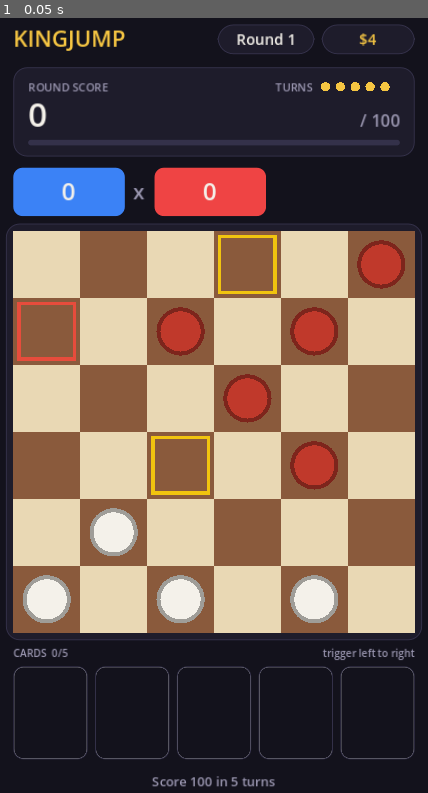
Above: before the commit, frame 1.
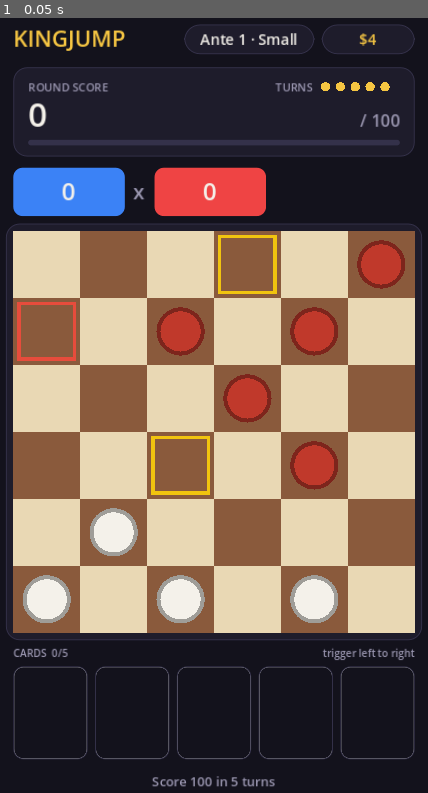
Above: after the commit, the same moment.

Repository: enCodedMan/AiMountainWishlist
Game: Godot game, scene res://main.tscn
Same seed, same stepped clock (60 frames per second), same inputs: the game is played once before the commit and once after it.
Inputs:
- Up to frame 1 (0.05 s): no input

The runs differ from the first frame. In frame 1, 0.3% of the frame differs, in the area x 42-70%, y 0-5%.

Commit message:
Add antes, boss rounds and a win condition
- 3 rounds per ante (Small, Big, Boss), 8 antes to win, endless after
- 6 boss rules (Swift, Short Fuse, Crowned, The Wall, Barren, Silence),
  previewed in the shop before the boss round
- Victory screen with endless option; stage-based rewards

Co-Authored-By: Claude Opus 5.5 (1M context) <noreply@anthropic.com>
Claude-Session: https://claude.ai/code/session_01UHNVcGe24YcN6TQ3kEM1Jy

Diff:
--- a/scripts/game.gd
+++ b/scripts/game.gd
@@ -13,6 +13,19 @@
 const SHOP_CARDS := 3
 const SHOP_TRAINING := 2
 const RARITY_WEIGHTS := [70, 25, 5]
+const WIN_ANTE := 8
+const ANTE_BASE := [100, 200, 350, 600, 1000, 1600, 2500, 4000]
+const STAGE_SCALE := [1.0, 1.5, 2.0]
+const STAGE_NAMES := ["Small", "Big", "Boss"]
+const STAGE_REWARD := [3, 4, 5]
+const BOSSES := {
+	"swift": {"name": "Swift", "desc": "The bot moves twice each turn"},
+	"short": {"name": "Short Fuse", "desc": "You get 1 fewer turn"},
+	"crowned": {"name": "Crowned", "desc": "Every enemy starts as a king"},
+	"wall": {"name": "The Wall", "desc": "3 extra enemies"},
+	"barren": {"name": "Barren", "desc": "No gold or red squares"},
+	"silence": {"name": "Silence", "desc": "Your leftmost card is disabled"},
+}
 
 var rng := RandomNumberGenerator.new()
 var board: Board
@@ -25,7 +38,9 @@
 var cards: Array = []  # [{"id": String, "n": int}] in trigger order; n is per-card state
 var levels := {}  # {"pawn": {"chips", "mult", "coins"}, "king": {...}}
 var training_bought := {}
-var state := "play"  # play | shop | lost
+var state := "play"  # play | shop | lost | won
+var boss := ""  # active (or, in the shop, upcoming) boss rule id
+var endless := false
 var selected := Vector2i(-1, -1)
 var in_chain := false
 var chain_jumps := 0
@@ -50,6 +65,8 @@
 	else:
 		rng.randomize()
 	round_num = 1
+	endless = false
+	boss = ""
 	money = 4
 	cards = []
 	training_bought = {}
@@ -59,8 +76,35 @@
 	start_round()
 
 
+static func ante_of(r: int) -> int:
+	return (r - 1) / 3 + 1
+
+
+static func stage_of(r: int) -> int:
+	return (r - 1) % 3
+
+
 static func target_for(r: int) -> int:
-	return int(round(100.0 * pow(1.5, r - 1) / 10.0)) * 10
+	var a := ante_of(r)
+	var base: float = ANTE_BASE[mini(a, WIN_ANTE) - 1] * pow(1.6, maxi(a - WIN_ANTE, 0))
+	return int(round(base * STAGE_SCALE[stage_of(r)] / 10.0)) * 10
+
+
+func ante() -> int:
+	return ante_of(round_num)
+
+
+func stage() -> int:
+	return stage_of(round_num)
+
+
+func is_boss(id: String) -> bool:
+	return stage() == 2 and boss == id
+
+
+func _roll_boss() -> void:
+	var ids := BOSSES.keys()
+	boss = ids[rng.randi_range(0, ids.size() - 1)]
 
 
 func has(id: String) -> bool:
@@ -70,7 +114,11 @@
 func start_round() -> void:
 	score = 0
 	target = target_for(round_num)
-	max_turns = BASE_TURNS
+	if stage() == 2 and boss == "":
+		_roll_boss()
+	elif stage() != 2:
+		boss = ""
+	max_turns = BASE_TURNS - (1 if is_boss("short") else 0)
 	turns_left = max_turns
 	chains_this_round = 0
 	last_gain = 0
@@ -79,6 +127,8 @@
 	board = _generate_board()
 	state = "play"
 	message = "Score %d in %d turns" % [target, turns_left]
+	if stage() == 2:
+		message = "Boss: %s. %s" % [BOSSES[boss].name, BOSSES[boss].desc]
 	_trigger("round_start", {})
 
 
@@ -90,10 +140,10 @@
 		b.set_cell(home[i], Board.PAWN)
 	var field := b.dark_cells_in_rows([0, 1, 2, 3])
 	_shuffle(field)
-	var foes := mini(4 + round_num, field.size() - 3)
+	var foes := mini(4 + ante() + stage() + (3 if is_boss("wall") else 0), field.size() - 3)
 	for i in foes:
-		b.set_cell(field[i], Board.FOE)
-	var bonus := [Board.Tile.GOLD, Board.Tile.GOLD, Board.Tile.RED]
+		b.set_cell(field[i], Board.FOE_KING if is_boss("crowned") else Board.FOE)
+	var bonus := [] if is_boss("barren") else [Board.Tile.GOLD, Board.Tile.GOLD, Board.Tile.RED]
 	for i in bonus.size():
 		b.set_tile(field[foes + i], bonus[i])
 	return b
@@ -202,9 +252,13 @@
 		_spawn_wave()
 	if turns_left <= 0:
 		state = "lost"
-		message = "Out of turns on round %d" % round_num
+		message = "Out of turns on ante %d" % ante()
 		return
 	_bot_turn()
+	if is_boss("swift") and not board.positions_of(Board.is_player).is_empty():
+		var first := bot_last_move
+		_bot_turn()
+		bot_last_move = first + bot_last_move
 	if board.positions_of(Board.is_player).is_empty():
 		state = "lost"
 		message = "Your pieces were wiped out"
@@ -212,9 +266,25 @@
 
 func _win_round() -> void:
 	_trigger("round_end", {})
-	var earned := 3 + turns_left
+	var earned: int = STAGE_REWARD[stage()] + turns_left
 	money += earned
 	message = "Round cleared! +$%d" % earned
+	boss = ""
+	if stage_of(round_num + 1) == 2:
+		_roll_boss()
+	if stage() == 2 and ante() == WIN_ANTE and not endless:
+		state = "won"
+		message = "You beat ante %d!" % WIN_ANTE
+		return
+	state = "shop"
+	roll_shop()
+
+
+## After winning, keep playing harder antes.
+func continue_endless() -> void:
+	if state != "won":
+		return
+	endless = true
 	state = "shop"
 	roll_shop()
 
@@ -230,8 +300,10 @@
 ## Run every card's effect for this event, left to right. Echo replays its left neighbour.
 func _trigger(event: String, ctx: Dictionary) -> void:
 	for i in cards.size():
+		if i == 0 and is_boss("silence"):
+			continue
 		if cards[i].id == "echo":
-			if i > 0 and cards[i - 1].id != "echo":
+			if i > 0 and cards[i - 1].id != "echo" and not (i == 1 and is_boss("silence")):
 				var t := _card_effect(cards[i - 1], event, ctx)
 				if t != "":
 					fx.append({"slot": i, "text": "Echo " + t})
@@ -388,7 +460,7 @@
 
 ## Chance the bot plays a random legal move instead of its best one. Drops each round.
 func bot_blunder_chance() -> float:
-	return maxf(0.5 - 0.1 * (round_num - 1), 0.1)
+	return maxf(0.45 - 0.03 * (round_num - 1), 0.1)
 
 
 ## All legal bot moves. Captures are mandatory (real checkers rules) and
--- a/scripts/main.gd
+++ b/scripts/main.gd
@@ -149,18 +149,24 @@
 	_draw_detail_bar(Rect2(24, 816, W - 48, 38))
 	if game.state == "lost":
 		_draw_lost()
+	elif game.state == "won":
+		_draw_won()
 
 
 func _draw_top_bar() -> void:
 	_text("KINGJUMP", Vector2(24, 46), 24, C_ACCENT)
-	_pill(Rect2(W - 236, 22, 104, 32), "Round %d" % game.round_num)
+	var stage_col := C_MULT if game.stage() == 2 else C_TEXT
+	_pill(Rect2(W - 272, 22, 140, 32), "Ante %d · %s" % [game.ante(), Game.STAGE_NAMES[game.stage()]], stage_col)
 	_pill(Rect2(W - 124, 22, 100, 32), "$%d" % game.money, C_ACCENT)
 
 
 func _draw_score_panel() -> void:
 	var r := Rect2(24, 68, W - 48, 96)
 	_box(r, C_PANEL, 14, C_BORDER, 1)
-	_text("ROUND SCORE", r.position + Vector2(16, 26), 12, C_MUTED)
+	if game.stage() == 2 and game.boss != "":
+		_text("BOSS: " + Game.BOSSES[game.boss].name.to_upper(), r.position + Vector2(16, 26), 12, C_MULT)
+	else:
+		_text("ROUND SCORE", r.position + Vector2(16, 26), 12, C_MUTED)
 	_text(str(int(shown_score)), r.position + Vector2(16, 64), 36)
 	_text("/ %d" % game.target, r.position + Vector2(0, 64), 18, C_MUTED, r.size.x - 16, HORIZONTAL_ALIGNMENT_RIGHT)
 	# Turns as dots
@@ -261,6 +267,8 @@
 	if sel_card < 0 or sel_card >= game.cards.size():
 		sel_card = -1
 		var hint := "Tap a card to inspect, reorder or sell it."
+		if game.state == "play" and game.stage() == 2 and game.boss != "":
+			hint = "Boss rule: " + Game.BOSSES[game.boss].desc
 		if game.state == "play" and game.message != "" and not game.message.begins_with("+"):
 			hint = game.message
 		_text(hint, r.position + Vector2(0, 25), 14, C_MUTED, r.size.x, HORIZONTAL_ALIGNMENT_CENTER)
@@ -318,7 +326,12 @@
 	_draw_card_row(Vector2(24, 600), true)
 	_draw_detail_bar(Rect2(24, 716, W - 48, 38))
 	_button(Rect2(24, 784, 160, 52), "Reroll $%d" % Game.REROLL_COST, func(): game.reroll(), game.money >= Game.REROLL_COST)
-	_button(Rect2(196, 784, W - 220, 52), "Next round", func():
+	var next_r: int = game.round_num + 1
+	var next_label := "Next: %s round" % Game.STAGE_NAMES[Game.stage_of(next_r)]
+	if Game.stage_of(next_r) == 2 and game.boss != "":
+		_text("Next boss: %s. %s" % [Game.BOSSES[game.boss].name, Game.BOSSES[game.boss].desc], Vector2(24, 774), 13, C_MULT, W - 48, HORIZONTAL_ALIGNMENT_CENTER)
+		next_label = "Next: Boss round"
+	_button(Rect2(196, 784, W - 220, 52), next_label, func():
 		sel_card = -1
 		game.next_round()
 		shown_score = 0.0, true, true)
@@ -335,3 +348,16 @@
 		sel_card = -1
 		game.new_run()
 		shown_score = 0.0, true, true)
+
+
+func _draw_won() -> void:
+	draw_rect(Rect2(0, 0, W, H), Color(C_BG, 0.85))
+	var r := Rect2(48, 280, W - 96, 280)
+	_box(r, C_PANEL, 16, C_ACCENT, 2)
+	_text("Victory!", r.position + Vector2(0, 60), 34, C_ACCENT, r.size.x, HORIZONTAL_ALIGNMENT_CENTER)
+	_text(game.message, r.position + Vector2(0, 96), 15, C_MUTED, r.size.x, HORIZONTAL_ALIGNMENT_CENTER)
+	_button(Rect2(r.position.x + 40, r.end.y - 136, r.size.x - 80, 52), "Keep going (endless)", func(): game.continue_endless(), true, true)
+	_button(Rect2(r.position.x + 40, r.end.y - 72, r.size.x - 80, 52), "New run", func():
+		sel_card = -1
+		game.new_run()
+		shown_score = 0.0)
--- a/tests/run_tests.gd
+++ b/tests/run_tests.gd
@@ -34,6 +34,7 @@
 	test_training_stacks_and_costs_more()
 	test_cards()
 	test_bot_must_capture_and_chains()
+	test_antes_and_bosses()
 	test_out_of_turns_loses()
 	test_random_runs_do_not_crash()
 	if not ran_random:
@@ -215,6 +216,48 @@
 	g._bot_turn()
 	check(g.board.get_cell(Vector2i(4, 5)) == Board.FOE_KING, "bot piece crowned on your back row")
 	check(g.board.positions_of(Board.is_player).is_empty(), "both pawns taken")
+
+
+func test_antes_and_bosses() -> void:
+	print("antes and bosses")
+	check(Game.target_for(1) == 100 and Game.target_for(3) == 200 and Game.target_for(4) == 200, "ante targets: 100, boss 200, ante 2 small 200")
+	check(Game.target_for(24) == 8000, "ante 8 boss is 8000 (got %d)" % Game.target_for(24))
+	check(Game.target_for(25) > Game.target_for(24) / 2, "endless keeps growing")
+	var g := Game.new()
+	g.new_run(3)
+	g.round_num = 3
+	g.boss = "short"
+	g.start_round()
+	check(g.turns_left == 4, "Short Fuse removes a turn")
+	g.round_num = 3
+	g.boss = "crowned"
+	g.start_round()
+	check(g.board.positions_of(func(v): return v == Board.FOE).is_empty(), "Crowned: all enemies are kings")
+	g = blank_game()
+	g.round_num = 3
+	g.boss = "silence"
+	g.cards = [{"id": "heavy", "n": 0}, {"id": "echo", "n": 0}]
+	jump_once(g)
+	check(g.score == 10, "Silence disables the leftmost card and its echo (got %d)" % g.score)
+	# Winning the final boss ends the run in victory, then endless continues.
+	g = blank_game()
+	g.round_num = 24
+	g.target = 10
+	jump_once(g)
+	check(g.state == "won", "beating ante 8 boss wins the run")
+	g.continue_endless()
+	check(g.state == "shop" and g.endless, "endless continues to the shop")
+	g.next_round()
+	check(g.ante() == 9 and g.state == "play", "ante 9 starts")
+	# Next boss is known in the shop before round 3.
+	g = blank_game()
+	g.round_num = 2
+	g.target = 10
+	jump_once(g)
+	check(g.state == "shop" and Game.BOSSES.has(g.boss), "upcoming boss is chosen in the shop")
+	var b := g.boss
+	g.next_round()
+	check(g.boss == b and g.stage() == 2, "boss round uses the previewed boss")
 
 
 func test_out_of_turns_loses() -> void:
